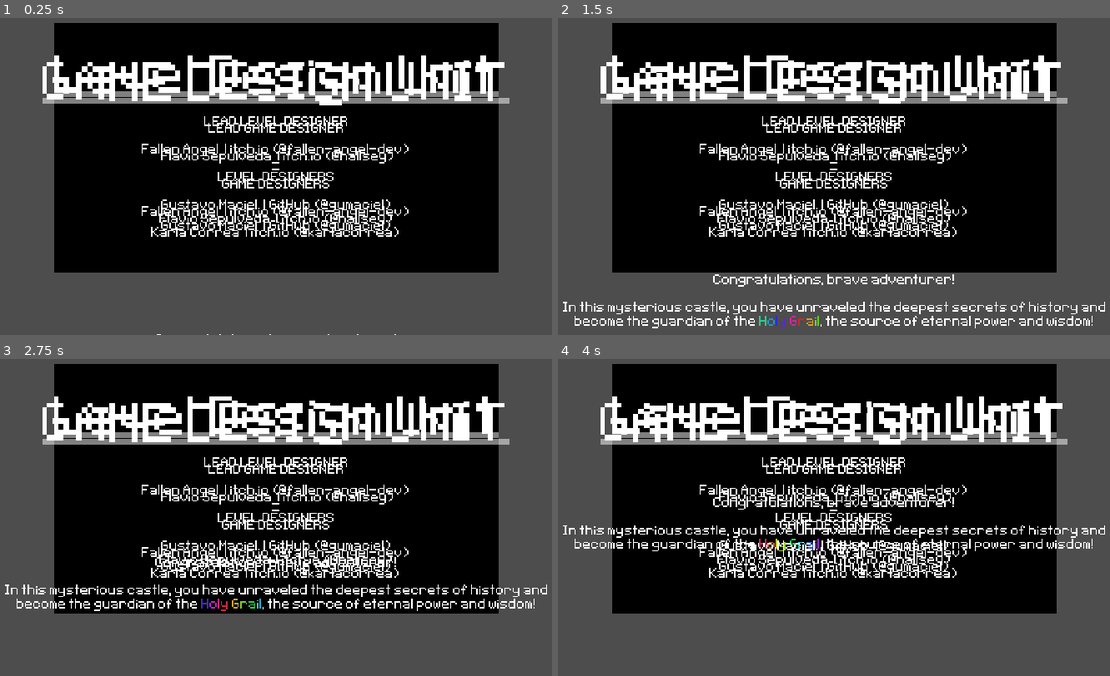
Above: before the commit, frames 1-4 (two rows, left to right).
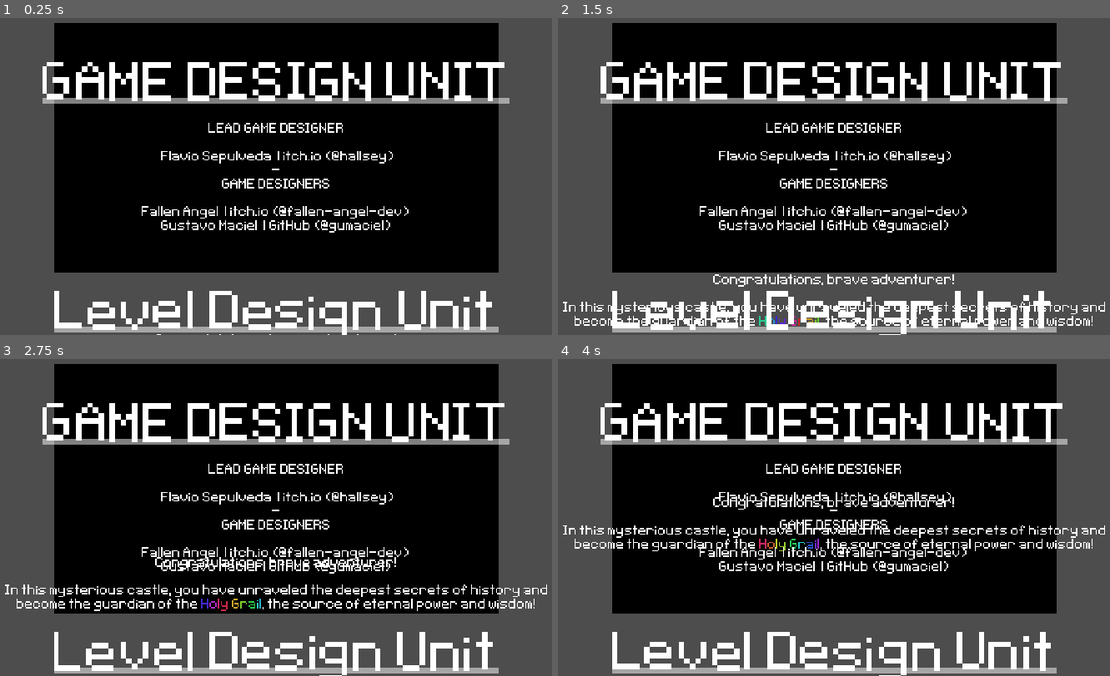
Above: after the commit, the same moments.

Repository: gumaciel/awesome-game-jam-01
Game: Godot game, scene res://scenes/main/main.tscn
Two runs of this game, one before a commit and one after it. Both use one fixed random seed, a clock stepped at 60 frames per second and the inputs below. The engine's default icon, where the game draws it, is replaced by a stand-in: a white triangle on a blue panel in a dark square.
Inputs (mouse positions are in pixels of both pictures, inside the frame that each line leads up to):
- Up to frame 1 (0.25 s): no input
- Up to frame 2 (1.5 s): move the mouse to (983, 128) at 0.52 s; hold D (move_right) 0.53-1.28 s; hold J (alternate) 0.53-1.28 s; click (983, 128) at 0.67 s; move the mouse to (701, 166) at 1.27 s; hold S (move_down) from 1.28 s (still down); tap J (alternate) at 1.35 s
- Up to frame 3 (2.75 s): move the mouse to (342, 406) at 2.02 s; release S (move_down) at 2.03 s; hold D (move_right) from 2.03 s (still down); hold J (alternate) from 2.03 s (still down)
- Up to frame 4 (4 s): move the mouse to (800, 565) at 2.77 s; release D (move_right) at 2.78 s; release J (alternate) at 2.78 s; hold W (move_up) 2.78-3.53 s; tap J (alternate) at 2.85 s; click (800, 565) at 2.92 s; move the mouse to (1032, 546) at 3.52 s; hold A (move_left) from 3.53 s (still down); hold J (alternate) from 3.53 s (still down)

The runs differ from the first frame. In frame 1, 9.0% of the frame differs, in the area x 9-91%, y 11-100%; in frame 2, 8.7%; in frame 3, 8.9%; in frame 4, 9.1%.

Commit message:
Update ending.tscn

Diff:
--- a/scenes/ending/ending.tscn
+++ b/scenes/ending/ending.tscn
@@ -9,18 +9,6 @@
 
 [sub_resource type="Animation" id="Animation_2gk0q"]
 length = 0.001
-tracks/0/type = "value"
-tracks/0/imported = false
-tracks/0/enabled = true
-tracks/0/path = NodePath("AspectRatioContainer/LevelDesignUnit:position")
-tracks/0/interp = 1
-tracks/0/loop_wrap = true
-tracks/0/keys = {
-"times": PackedFloat32Array(0),
-"transitions": PackedFloat32Array(1),
-"update": 0,
-"values": [Vector2(0, 0)]
-}
 
 [sub_resource type="Animation" id="Animation_pr8wy"]
 resource_name = "load"
@@ -149,7 +137,7 @@
 "times": PackedFloat32Array(40, 46, 49, 55),
 "transitions": PackedFloat32Array(1, 1, 1, 1),
 "update": 0,
-"values": [Vector2(0, 0), Vector2(0, 0), Vector2(0, 0), Vector2(0, 0)]
+"values": [Vector2(0, 170), Vector2(0, 0), Vector2(0, 0), Vector2(0, -170)]
 }
 
 [sub_resource type="AnimationLibrary" id="AnimationLibrary_6nqxf"]
